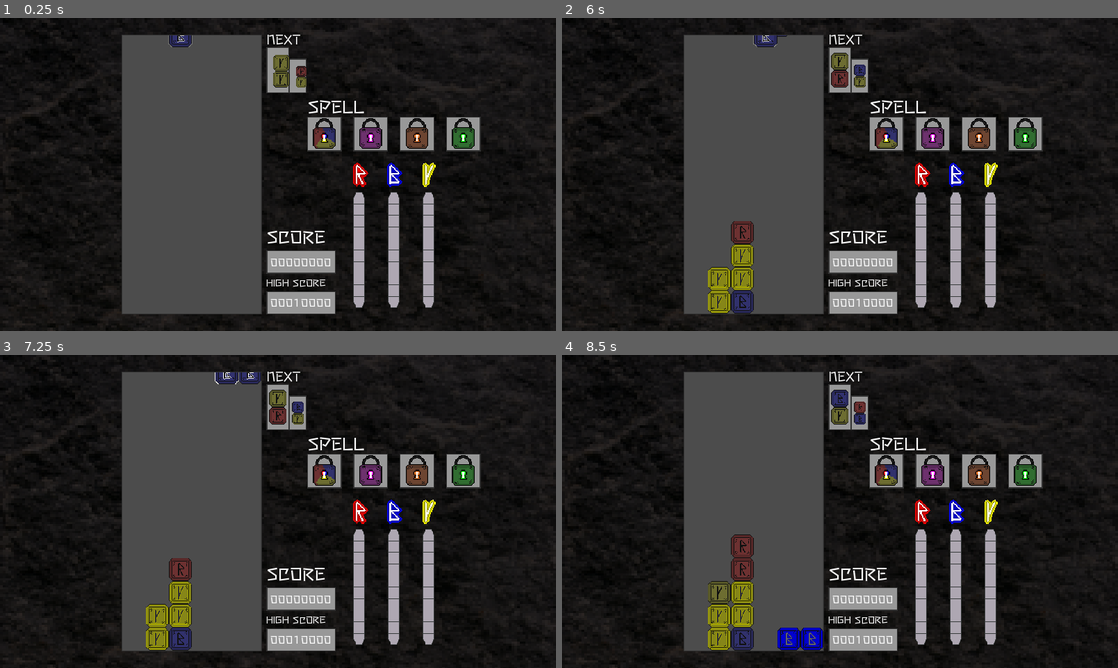
Above: before the commit, frames 1-4 (two rows, left to right).
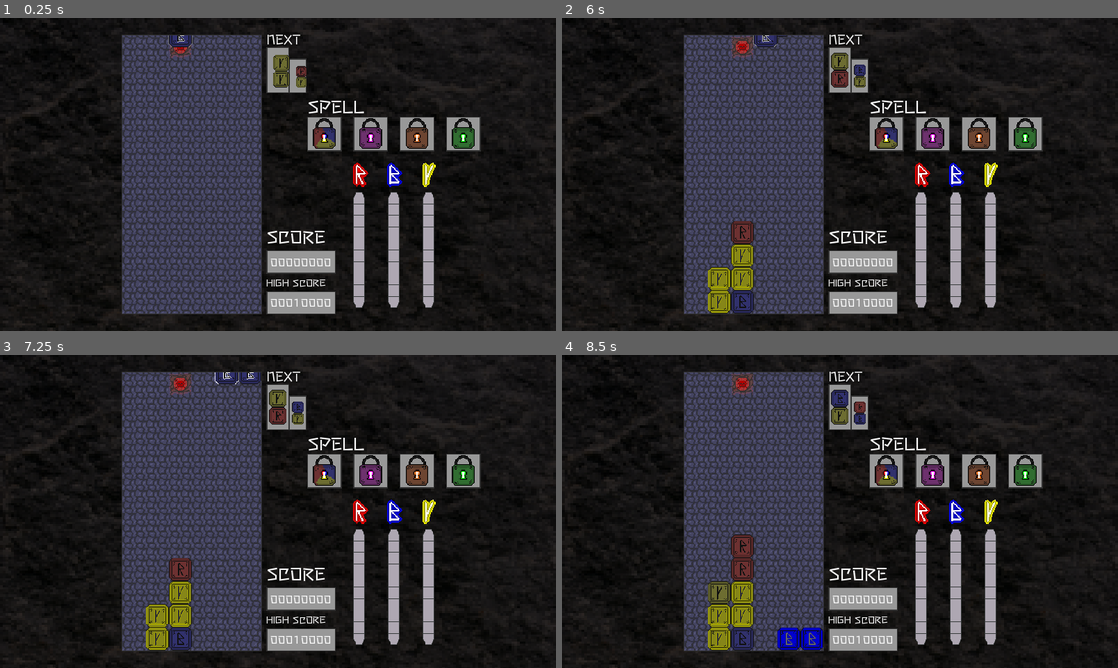
Above: after the commit, the same moments.

Repository: dreamblader/rune_ruckus
Game: Godot game, scene res://game_scene.tscn
The game is run twice, just before and just after one commit, with the same random seed, the same clock (stepped at 60 frames per second) and the same inputs.
Inputs:
- Up to frame 1 (0.25 s): no input
- Up to frame 2 (6 s): tap Enter (ui_accept) at 0.5, 0.77, 1.25, 1.52, 2, 3.02, 3.77, 4.25, 4.52, 5.75 s; hold Right (ui_right) 0.53-1.28 s; hold S (drop) 0.53-1.28 s; hold Down (ui_down) 1.28-2.03 s; tap S (drop) at 1.35, 2.3, 3.05, 4.35, 5.3 s; hold A (rotate_l) 2.03-2.78 s; hold Right (ui_right) 2.03-3.53 s; tap D (rotate_r) at 2.85, 5.85 s; hold S (drop) 3.53-4.28 s; hold Left (ui_left) 3.53-5.03 s; hold Down (ui_down) 5.03-5.78 s; hold A (rotate_l) 5.03-5.78 s; hold Right (ui_right) from 5.78 s (still down)
- Up to frame 3 (7.25 s): keep holding Right (ui_right); tap Enter (ui_accept) at 6.02, 6.77 s; tap S (drop) at 6.05 s; hold S (drop) from 6.53 s (still down)
- Up to frame 4 (8.5 s): release S (drop) at 7.28 s; tap S (drop) at 7.35, 8.3 s; tap Enter (ui_accept) at 7.52, 8 s; release Right (ui_right) at 8.03 s; hold Down (ui_down) from 8.03 s (still down); hold A (rotate_l) from 8.03 s (still down)

The runs differ from the first frame. In frame 1, 11% of the frame differs, in the area x 22-47%, y 5-95%; in frame 2, 11%; in frame 3, 10%; in frame 4, 10%.

Commit message:
added background and death tile at board

Diff:
--- a/game_scene.tscn
+++ b/game_scene.tscn
@@ -3,7 +3,7 @@
 [ext_resource path="res://main/board.tscn" type="PackedScene" id=1]
 [ext_resource path="res://ui/data_content_scene.tscn" type="PackedScene" id=2]
 [ext_resource path="res://game_script.gd" type="Script" id=3]
-[ext_resource path="res://wall.jpg" type="Texture" id=4]
+[ext_resource path="res://misc/backgrounds/wall.jpg" type="Texture" id=4]
 [ext_resource path="res://misc/orb/orb_scene.tscn" type="PackedScene" id=5]
 
 [sub_resource type="Environment" id=1]
--- a/main/board.tscn
+++ b/main/board.tscn
@@ -1,7 +1,9 @@
-[gd_scene load_steps=6 format=2]
+[gd_scene load_steps=8 format=2]
 
+[ext_resource path="res://misc/backgrounds/board_backdrop.png" type="Texture" id=1]
 [ext_resource path="res://main/board_script.gd" type="Script" id=2]
 [ext_resource path="res://main/player.tscn" type="PackedScene" id=3]
+[ext_resource path="res://main/death_tile.tscn" type="PackedScene" id=4]
 [ext_resource path="res://runes/rune_scene.tscn" type="PackedScene" id=5]
 
 [sub_resource type="RectangleShape2D" id=2]
@@ -14,6 +16,16 @@
 pause_mode = 2
 script = ExtResource( 2 )
 rune_scene = ExtResource( 5 )
+
+[node name="Background" type="TextureRect" parent="."]
+margin_right = 240.0
+margin_bottom = 480.0
+rect_scale = Vector2( 2, 2 )
+texture = ExtResource( 1 )
+stretch_mode = 2
+
+[node name="DeathTile" parent="." instance=ExtResource( 4 )]
+position = Vector2( 200, 40 )
 
 [node name="WallLeft" type="StaticBody2D" parent="."]
 position = Vector2( -80, 0 )
--- /dev/null
+++ b/main/death_tile.tscn
@@ -0,0 +1,13 @@
+[gd_scene load_steps=2 format=2]
+
+[ext_resource path="res://misc/backgrounds/death_tile.png" type="Texture" id=1]
+
+[node name="DeathTile" type="Node2D"]
+scale = Vector2( 2, 2 )
+
+[node name="Sprite" type="Sprite" parent="."]
+texture = ExtResource( 1 )
+
+[node name="Detector" type="RayCast2D" parent="."]
+position = Vector2( 0, -20 )
+cast_to = Vector2( 0, 40 )
Binary file added: board_backdrop.ase
Binary file added: death_tile.ase
Not shown, changed: export_presets.cfg
Binary file added: misc/backgrounds/board_backdrop.png
Not shown, added: misc/backgrounds/board_backdrop.png.import
Binary file added: misc/backgrounds/death_tile.png
Not shown, added: misc/backgrounds/death_tile.png.import
Renamed: wall.jpg -> misc/backgrounds/wall.jpg
Not shown, changed: misc/backgrounds/wall.jpg.import
Not shown, changed: .gitignore
